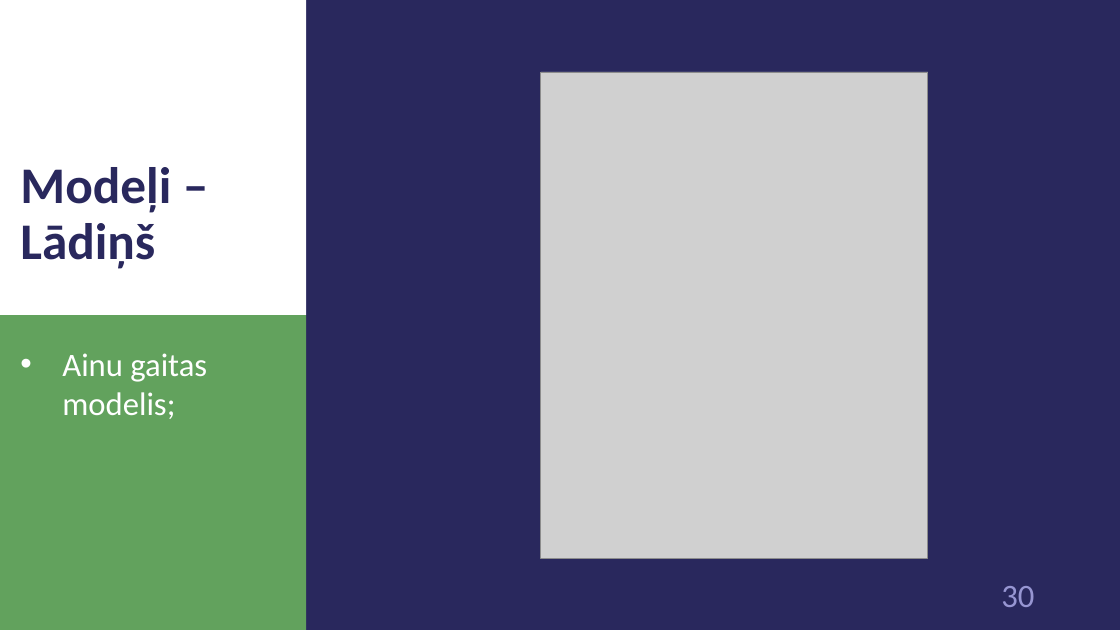
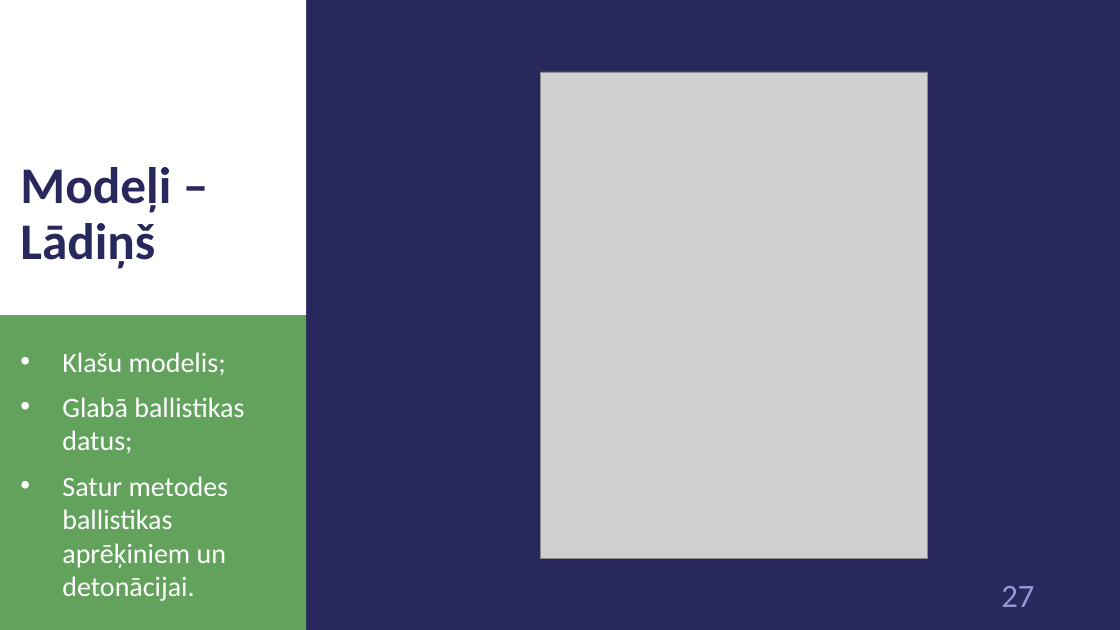
Before and after one commit to 1ivyatan/drumstalotajs, a slide deck: slide 27 of Documentation/Prezentācija.pptx (slide 30 before the commit). Drawn at 1120x630 pixels with LibreOffice and Linux fonts; fonts in the diff are those of the drawing; grey boxes stand for pictures. Boxes give left, top, right and bottom in pixels: in the first picture for what was removed or moved away, otherwise in the second. Text is boxed around its words. In the diff, an @@ line names an element or a change of style, - is before the commit and + after.

Commit message:
add model descs

```diff
--- a/Documentation/Prezentācija.pptx
+++ b/Documentation/Prezentācija.pptx
@@ text at (x1=62, y1=352, x2=244, y2=601): text changed; size 28 to 24 pt @@
-• Ainu gaitas modelis;
+• Klašu modelis;
+• Glabā ballistikas datus;
+• Satur metodes ballistikas aprēķiniem un detonācijai.
@@ page number at (x1=1001, y1=586, x2=1034, y2=607): text changed @@
-30
+27
```
Also in this commit, not shown: 11 other slides changed, 1 slide added, 5 slides removed.
